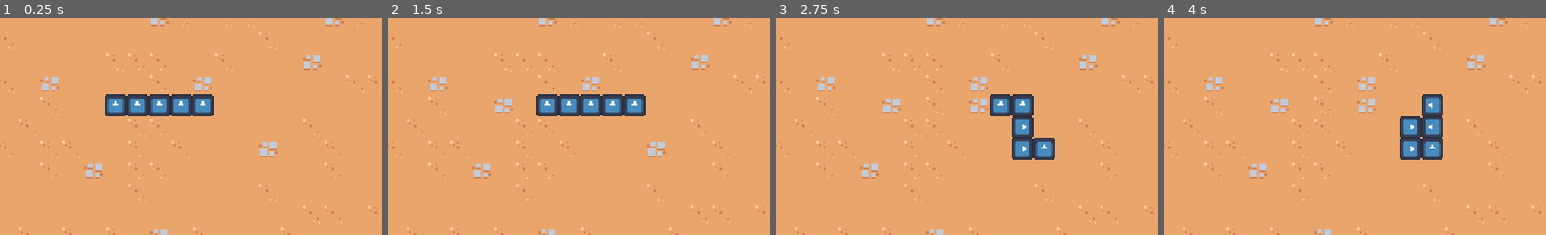
Above: before the commit, frames 1-4 (left to right).
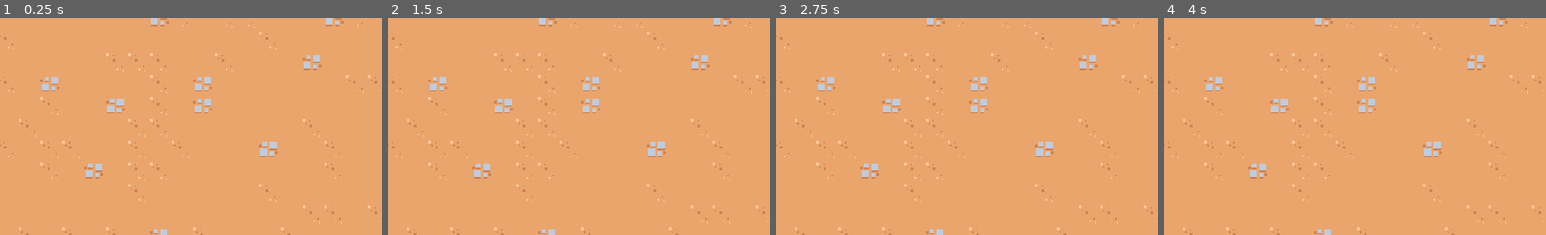
Above: after the commit, the same moments.

Repository: KaiRJ/snake
Game: Godot game, scene res://scenes/main/main.tscn
The game is run twice, just before and just after one commit, with the same random seed, the same clock (stepped at 60 frames per second) and the same inputs. The engine's default icon, where the game draws it, is replaced by a stand-in: a white triangle on a blue panel in a dark square.
Inputs:
- Up to frame 1 (0.25 s): no input
- Up to frame 2 (1.5 s): tap Enter at 0.5 s; hold Right (ui_right) 0.53-1.28 s; hold Down (ui_down) from 1.28 s (still down)
- Up to frame 3 (2.75 s): tap Space at 2 s; release Down (ui_down) at 2.03 s; hold Right (ui_right) from 2.03 s (still down)
- Up to frame 4 (4 s): release Right (ui_right) at 2.78 s; hold Up (ui_up) 2.78-3.53 s; tap Enter at 3.5 s; hold Left (ui_left) from 3.53 s (still down)
The pictures show only the part of the screen within x 15-65%, y 7-57%; the shares and areas given below are measured in that part.

The runs differ from the first frame. In frame 1, 2.8% of the frame differs, in the area x 27-56%, y 35-46%; in frame 2, 2.9%, in the area x 38-68%, y 35-46%; in frame 3, 2.8%; in frame 4, 2.8%.

Commit message:
Add game over on collision with body

Diff:
--- a/project.godot
+++ b/project.godot
@@ -15,6 +15,10 @@
 config/features=PackedStringArray("4.5", "Forward Plus")
 config/icon="res://scenes/snake/icon.svg"
 
+[autoload]
+
+GameEvents="*res://scenes/autoload/game_events.tscn"
+
 [display]
 
 window/size/viewport_width=560
--- /dev/null
+++ b/scenes/autoload/game_events.gd
@@ -0,0 +1,9 @@
+extends Node
+
+
+@export var game_over_screen_scene: PackedScene
+
+
+func game_over():
+	var game_over_screen_scene_instance := game_over_screen_scene.instantiate()
+	get_tree().get_root().add_child(game_over_screen_scene_instance)
--- /dev/null
+++ b/scenes/autoload/game_events.tscn
@@ -0,0 +1,8 @@
+[gd_scene load_steps=3 format=3 uid="uid://bfo7ri1foksc2"]
+
+[ext_resource type="Script" uid="uid://rxw65hgqcbsv" path="res://scenes/autoload/game_events.gd" id="1_4uhj7"]
+[ext_resource type="PackedScene" uid="uid://3fylcjfjep4d" path="res://scenes/ui/game_over_screen.tscn" id="2_6gn8h"]
+
+[node name="GameEvents" type="Node"]
+script = ExtResource("1_4uhj7")
+game_over_screen_scene = ExtResource("2_6gn8h")
--- a/scenes/main/main.tscn
+++ b/scenes/main/main.tscn
@@ -1,7 +1,8 @@
-[gd_scene load_steps=3 format=4 uid="uid://dk6ca2tumgk3g"]
+[gd_scene load_steps=4 format=4 uid="uid://dk6ca2tumgk3g"]
 
 [ext_resource type="PackedScene" uid="uid://ckuxxn8xk07ap" path="res://scenes/snake/snake.tscn" id="1_hyk8p"]
 [ext_resource type="TileSet" uid="uid://byqmihc3uylv6" path="res://resources/tileset.tres" id="1_iuonh"]
+[ext_resource type="PackedScene" uid="uid://bw4kbwucl4nci" path="res://scenes/item_manager/item_manager.tscn" id="2_k2fmo"]
 
 [node name="Main" type="Node"]
 
@@ -9,4 +10,7 @@
 tile_map_data = PackedByteArray("AAAAAAAAAAABAAQAAAABAAAAAAAAAAQAAAACAAAAAAAAAAQAAAADAAAAAAAAAAQAAAAEAAAAAAAAAAQAAAAFAA …(11120 unchanged characters)…
 tile_set = ExtResource("1_iuonh")
 
+[node name="ItemManager" parent="." instance=ExtResource("2_k2fmo")]
+
 [node name="Snake" parent="." instance=ExtResource("1_hyk8p")]
+init_size = 10
--- a/scenes/snake/snake.gd
+++ b/scenes/snake/snake.gd
@@ -1,15 +1,19 @@
-class_name Snake extends CharacterBody2D
-## Scene to hold and manage snake body parts
+class_name Snake extends Node2D
+## Scene to hold and manage snake body parts.
 ##
 ## TODO detailed description
 
 ## The snake body scene
 @export var snake_body: PackedScene
 
+## The starting position of the snake
+@export var init_pos := Vector2(10,5)
+
 ## The starting size of the snake
-@export var init_size: int = 3
+@export var init_size := 3
 
 ## The size of the tiles in the grid in pixels
+## TODO get this automatically
 @export var tile_size := 16
 
 ## Dictionary for the directions for player input
@@ -18,11 +22,14 @@
 					"ui_right": Vector2.RIGHT,
 					"ui_left" : Vector2.LEFT}
 
-## The current rotation of the snake
+## The current rotation of the snake in radians
 var current_rotation := 0.0
 
 ## The current direction of the snake
 var current_direction := Vector2.RIGHT
+
+## New direction set by player
+var new_direction: Vector2
 
 ## Array to hold and track all the snake body parts
 var _snake_body_parts: Array[SnakeBody]
@@ -33,13 +40,14 @@
 	$MovementTimer.timeout.connect(_on_movement_timer_timeout)
 
 	# Set the initial position of the snake (extra is cause sprites are centered)
-	global_position = Vector2(16*10, 16*5) + Vector2(8, 8)
+	global_position = Vector2(tile_size*10, tile_size*5) + Vector2(tile_size/2, tile_size/2)
 
-	# Set the initial rotation of the snake
-	rotation = current_rotation
+	# Need an initial new direction
+	new_direction = current_direction
 
 	# Create the initial snake
 	for i in range(init_size-1):
+		print("making body")
 		add_snake_body_part()
 		move_snake_head()
 
@@ -48,22 +56,28 @@
 	get_input()
 
 
-## Get and update the direction based on player input
+## Get NEW_DIRECTION based on player input
 func get_input() -> void:
 	for input in DIRECTIONS:
-		if Input.is_action_just_pressed(input) \
-		and (DIRECTIONS[input] + current_direction) != Vector2.ZERO \
-		and DIRECTIONS[input] != current_direction:
-			current_rotation += determine_rotation(DIRECTIONS[input])
-			current_direction = DIRECTIONS[input]
+		if Input.is_action_just_pressed(input):
+			new_direction = DIRECTIONS[input]
 
 
-## Determine the rotation of the snake from the new and current direction
-func determine_rotation(dir: Vector2) -> float:
-	if dir.y == 0: # moving right or left
-		return -(dir.x * current_direction.y) * PI/2
+## Update CURRENT_DIRECTION and CURRENT_ROTATION based on NEW_DIRECTION
+func update_rotation_and_direciton() -> void:
+	# Check snake can move in NEW_DIRECTION
+	if (new_direction + current_direction) != Vector2.ZERO \
+	and new_direction != current_direction:
+		current_rotation += calculate_rotation(new_direction)
+		current_direction = new_direction
+
+
+## Determine the rotation of the snake based on CURRENT_DIRECTION
+func calculate_rotation(new_dir: Vector2) -> float:
+	if new_dir.y == 0: # moving right or left
+		return -(new_dir.x * current_direction.y) * PI/2
 	else: # moving up or down
-		return (dir.y * current_direction.x) * PI/2
+		return (new_dir.y * current_direction.x) * PI/2
 
 
 ## Add a new snake body part at current head position
@@ -75,7 +89,7 @@
 	$Body.add_child(new_body)
 
 
-## Move the snake head by one square in DIRECTION
+## Move the snake head by one square in CURRENT_DIRECTION
 func move_snake_head():
 	rotation = current_rotation
 	global_position += current_direction * tile_size
@@ -92,6 +106,7 @@
 
 ## Update the players position on timer timeout
 func _on_movement_timer_timeout() -> void:
+	update_rotation_and_direciton()
 	add_snake_body_part()
 	move_snake_head()
 	remove_tail()
--- a/scenes/snake/snake.tscn
+++ b/scenes/snake/snake.tscn
@@ -4,23 +4,24 @@
 [ext_resource type="Script" uid="uid://crhs6chsfqnif" path="res://scenes/snake/snake.gd" id="1_uqw23"]
 [ext_resource type="PackedScene" uid="uid://bqoool8slo4fd" path="res://scenes/snake_body/snake_body.tscn" id="2_uqw23"]
 
-[sub_resource type="CircleShape2D" id="CircleShape2D_uqw23"]
-radius = 8.0
+[sub_resource type="RectangleShape2D" id="RectangleShape2D_h1wbu"]
+size = Vector2(8, 8)
 
-[node name="Snake" type="CharacterBody2D"]
+[node name="Snake" type="Node2D"]
 script = ExtResource("1_uqw23")
 snake_body = ExtResource("2_uqw23")
-init_size = 5
-
-[node name="Head" type="Sprite2D" parent="."]
-scale = Vector2(0.125, 0.125)
-texture = ExtResource("1_4ska3")
-
-[node name="CollisionShape2D" type="CollisionShape2D" parent="."]
-shape = SubResource("CircleShape2D_uqw23")
 
 [node name="MovementTimer" type="Timer" parent="."]
 wait_time = 0.5
 autostart = true
 
 [node name="Body" type="Node" parent="."]
+
+[node name="HeadSprite" type="Sprite2D" parent="."]
+scale = Vector2(0.125, 0.125)
+texture = ExtResource("1_4ska3")
+
+[node name="Area2D" type="Area2D" parent="."]
+
+[node name="CollisionShape2D" type="CollisionShape2D" parent="Area2D"]
+shape = SubResource("RectangleShape2D_h1wbu")
--- a/scenes/snake_body/snake_body.gd
+++ b/scenes/snake_body/snake_body.gd
@@ -1,7 +1,11 @@
-class_name SnakeBody extends CharacterBody2D
+class_name SnakeBody extends Node2D
 ## TODO
 ##
 ## TODO detailed description
+
+
+func _ready() -> void:
+	$Area2D.area_entered.connect(_on_area_entered)
 
 
 ## Turn body part into a snake body part
@@ -12,3 +16,9 @@
 ## Turn body part into a snake tail part
 func make_tail():
 	pass
+
+
+func _on_area_entered(area: Area2D):
+	# Only care if its the head of the snake
+	if area.get_parent() is Snake:
+		GameEvents.game_over()
--- a/scenes/snake_body/snake_body.tscn
+++ b/scenes/snake_body/snake_body.tscn
@@ -3,15 +3,17 @@
 [ext_resource type="Texture2D" uid="uid://bhc52hwe02yvd" path="res://scenes/snake/icon.svg" id="1_2arxw"]
 [ext_resource type="Script" uid="uid://dsb8hxldl84xl" path="res://scenes/snake_body/snake_body.gd" id="1_lybl8"]
 
-[sub_resource type="CircleShape2D" id="CircleShape2D_lybl8"]
-radius = 8.0
+[sub_resource type="RectangleShape2D" id="RectangleShape2D_lybl8"]
+size = Vector2(8, 8)
 
-[node name="SnakeBody" type="CharacterBody2D"]
+[node name="SnakeBody" type="Node2D"]
 script = ExtResource("1_lybl8")
 
 [node name="Body" type="Sprite2D" parent="."]
 scale = Vector2(0.125, 0.125)
 texture = ExtResource("1_2arxw")
 
-[node name="CollisionShape2D" type="CollisionShape2D" parent="."]
-shape = SubResource("CircleShape2D_lybl8")
+[node name="Area2D" type="Area2D" parent="."]
+
+[node name="CollisionShape2D" type="CollisionShape2D" parent="Area2D"]
+shape = SubResource("RectangleShape2D_lybl8")
--- /dev/null
+++ b/scenes/ui/game_over_screen.gd
@@ -0,0 +1,17 @@
+class_name GameOverScreen extends CanvasLayer
+
+
+func _ready() -> void:
+	get_tree().paused = true
+	$%RestartButton.pressed.connect(_on_restart_button_pressed)
+	$%QuitButton.pressed.connect(_on_quit_button_pressed)
+
+
+func _on_restart_button_pressed():
+	get_tree().change_scene_to_file("res://scenes/main/main.tscn")
+	get_tree().paused = false
+	queue_free()
+
+
+func _on_quit_button_pressed():
+	get_tree().quit()
--- /dev/null
+++ b/scenes/ui/game_over_screen.tscn
@@ -0,0 +1,47 @@
+[gd_scene load_steps=2 format=3 uid="uid://3fylcjfjep4d"]
+
+[ext_resource type="Script" uid="uid://cqsorbwue5oka" path="res://scenes/ui/game_over_screen.gd" id="1_dnrai"]
+
+[node name="GameOverScreen" type="CanvasLayer"]
+process_mode = 3
+script = ExtResource("1_dnrai")
+
+[node name="PanelContainer" type="PanelContainer" parent="."]
+anchors_preset = 8
+anchor_left = 0.5
+anchor_top = 0.5
+anchor_right = 0.5
+anchor_bottom = 0.5
+offset_left = -46.0
+offset_top = -20.0
+offset_right = 46.0
+offset_bottom = 20.0
+grow_horizontal = 2
+grow_vertical = 2
+
+[node name="MarginContainer" type="MarginContainer" parent="PanelContainer"]
+layout_mode = 2
+theme_override_constants/margin_left = 10
+theme_override_constants/margin_top = 10
+theme_override_constants/margin_right = 10
+theme_override_constants/margin_bottom = 10
+
+[node name="VBoxContainer" type="VBoxContainer" parent="PanelContainer/MarginContainer"]
+layout_mode = 2
+size_flags_horizontal = 4
+size_flags_vertical = 4
+
+[node name="Label" type="Label" parent="PanelContainer/MarginContainer/VBoxContainer"]
+layout_mode = 2
+text = "Game Over!"
+
+[node name="RestartButton" type="Button" parent="PanelContainer/MarginContainer/VBoxContainer"]
+unique_name_in_owner = true
+layout_mode = 2
+text = "Restart"
+
+[node name="QuitButton" type="Button" parent="PanelContainer/MarginContainer/VBoxContainer"]
+unique_name_in_owner = true
+layout_mode = 2
+text = "Quit
+"
Not shown, added: scenes/autoload/game_events.gd.uid
Not shown, added: scenes/ui/game_over_screen.gd.uid
